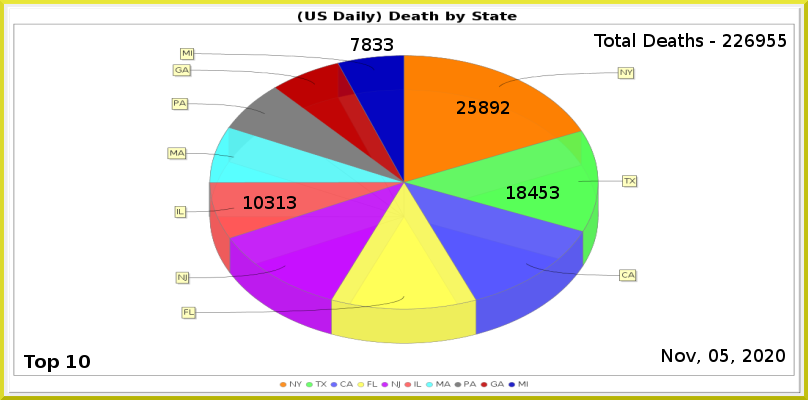
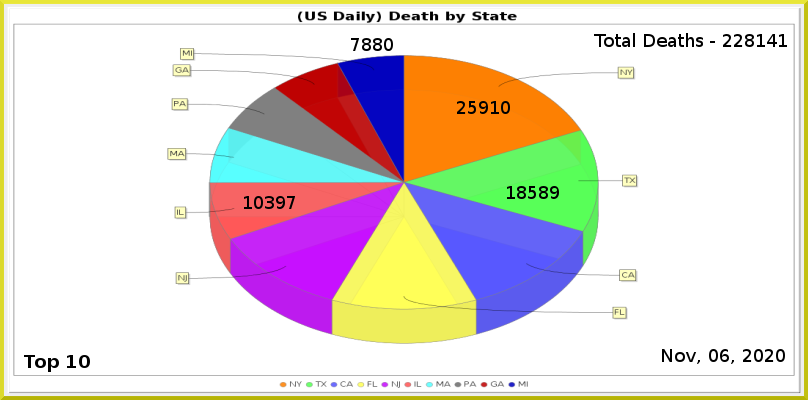
The second w=808, h=400 image is a revision of the first. Changes to its layers:
painted on "Least" over (373, 38, 393, 51)
painted on "6" over (276, 196, 296, 209)
painted on "2" over (528, 186, 559, 199)
painted on "1" over (479, 101, 510, 114)
renamed "Total Deaths - 226955" to "Total Deaths - 228141", painted on it over (745, 34, 787, 47)
painted on "Current Date" over (720, 349, 729, 362)
painted on "Death_by_State.png" over (167, 48, 639, 344)
